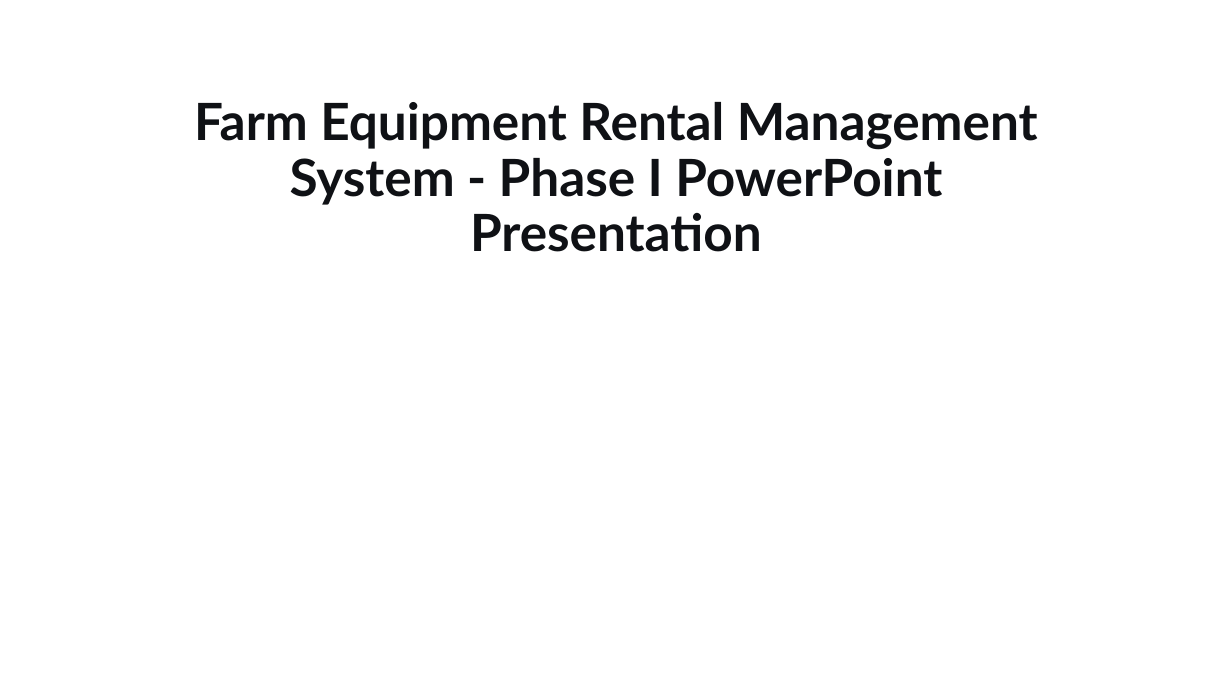
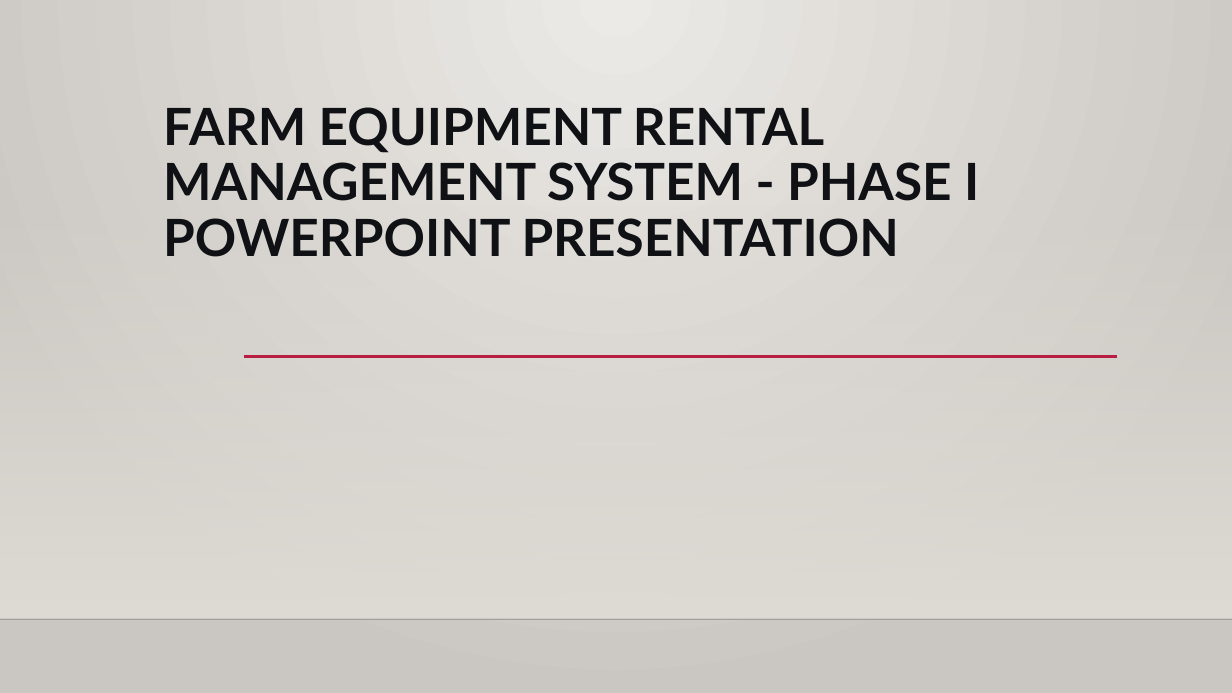
Before and after one commit to teta343/PL-SQL-Farm-Equipment-Rental-Management-System---Phase-I-PowerPoint-Presentation-final-project, a slide deck: slide 1 of Farm Equipment Rental Management System - Phase I.pptx. Drawn at 1232x693 pixels with LibreOffice and Linux fonts; fonts in the diff are those of the drawing; background and template pictures are left out. Boxes give left, top, right and bottom in pixels: in the first picture for what was removed or moved away, otherwise in the second. Text is boxed around its words. In the diff, an @@ line names an element or a change of style, - is before the commit and + after.

```diff
--- a/Farm Equipment Rental Management System - Phase I.pptx
+++ b/Farm Equipment Rental Management System - Phase I.pptx
@@ background #FFFFFF to gradient #ECEAE7 to #CAC7C1 @@
@@ title at [163, 107, 979, 257]: text changed @@
-Farm Equipment Rental Management System - Phase I PowerPoint Presentation
+FARM EQUIPMENT RENTAL MANAGEMENT SYSTEM - PHASE I POWERPOINT PRESENTATION
@@ rectangle added at [0, 204, 1232, 619], fill gradient #DFDBD5 @@
@@ line added from (244, 357) to (1117, 357), #B71E42 2.5 pt @@
@@ line added from (0, 619) to (1232, 619), #000001 1 pt @@
```
Also in this commit, not shown: 5 other slides changed, 2 slides added, 1 slide removed.
